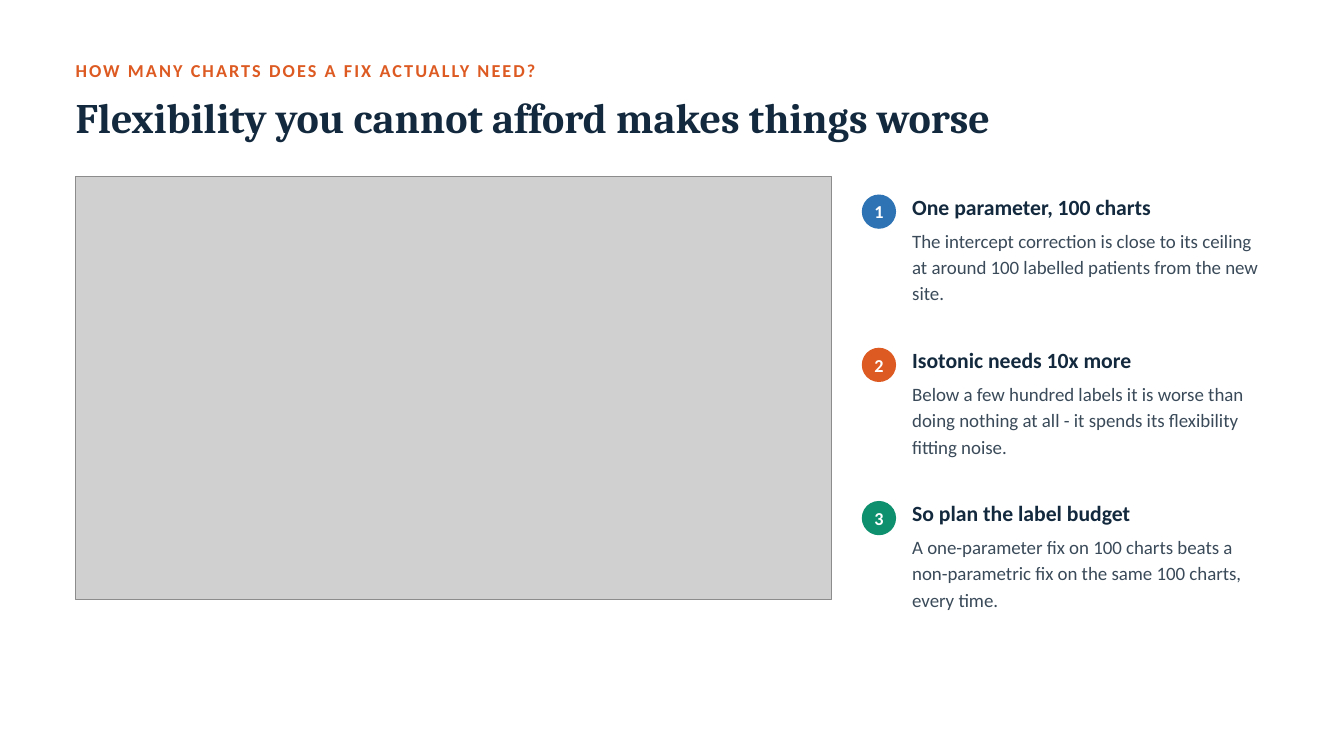
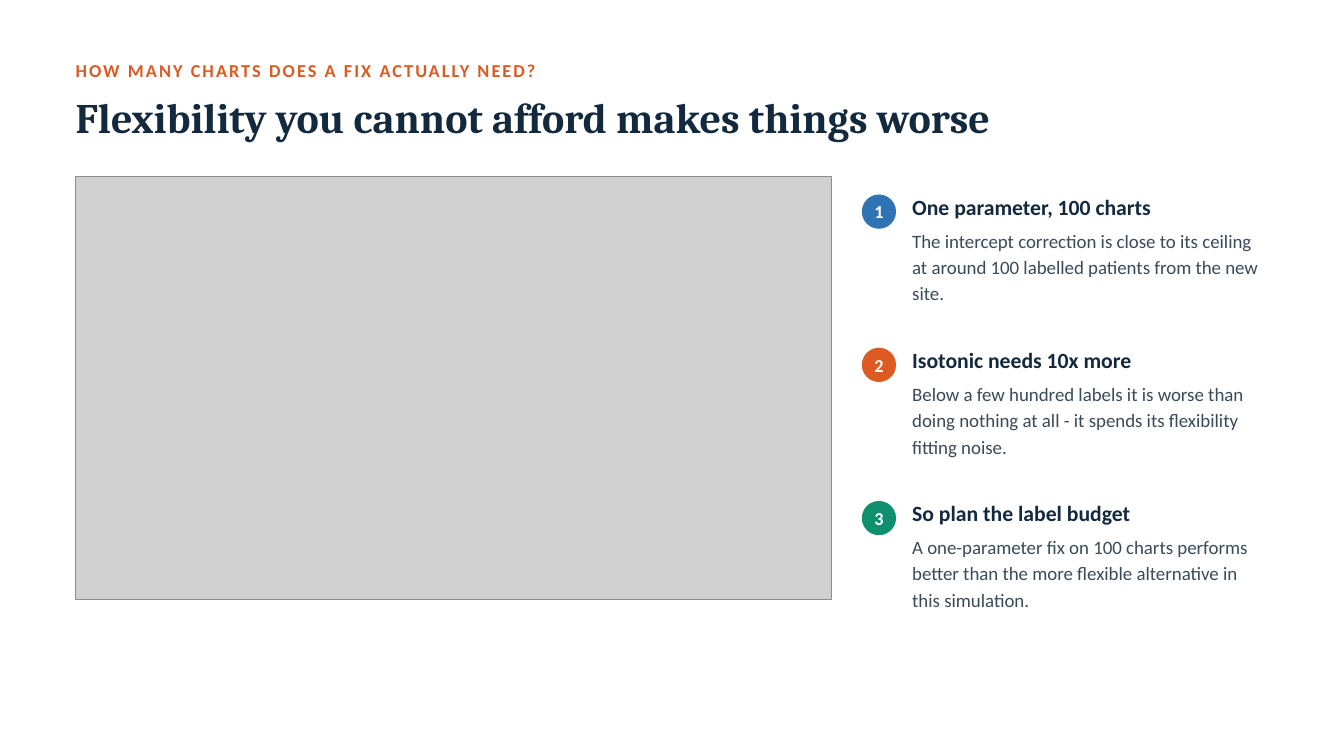
Before and after one commit to vafaei-ar/ai-uncertainty-2026-healthcare, a slide deck: slide 7 of slides/lecture2_deciding_under_uncertainty.pptx. Drawn at 1344x756 pixels with LibreOffice and Linux fonts; fonts in the diff are those of the drawing; grey boxes stand for pictures. Boxes give left, top, right and bottom in pixels: in the first picture for what was removed or moved away, otherwise in the second. Text is boxed around its words. In the diff, an @@ line names an element or a change of style, - is before the commit and + after.

```diff
--- a/slides/lecture2_deciding_under_uncertainty.pptx
+++ b/slides/lecture2_deciding_under_uncertainty.pptx
@@ text at bbox=[912, 541, 1247, 607]: text changed @@
-A one-parameter fix on 100 charts beats a non-parametric fix on the same 100 charts, every time.
+A one-parameter fix on 100 charts performs better than the more flexible alternative in this simulation.
```
Also in this commit, not shown: 7 other files.
